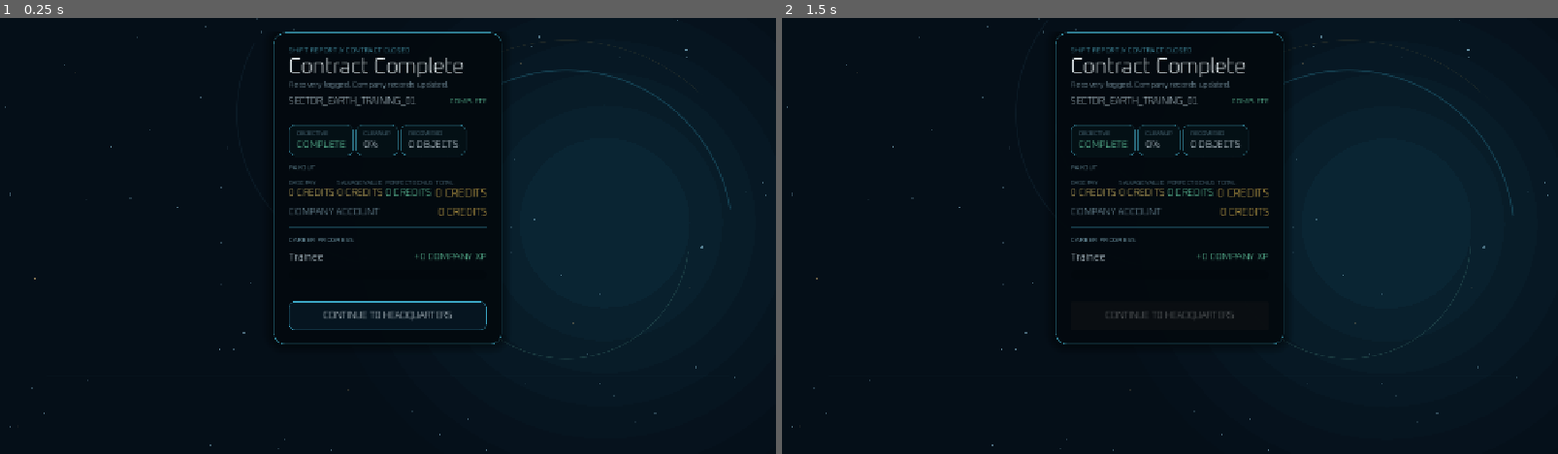
Above: before the commit, frames 1-2 (left to right).
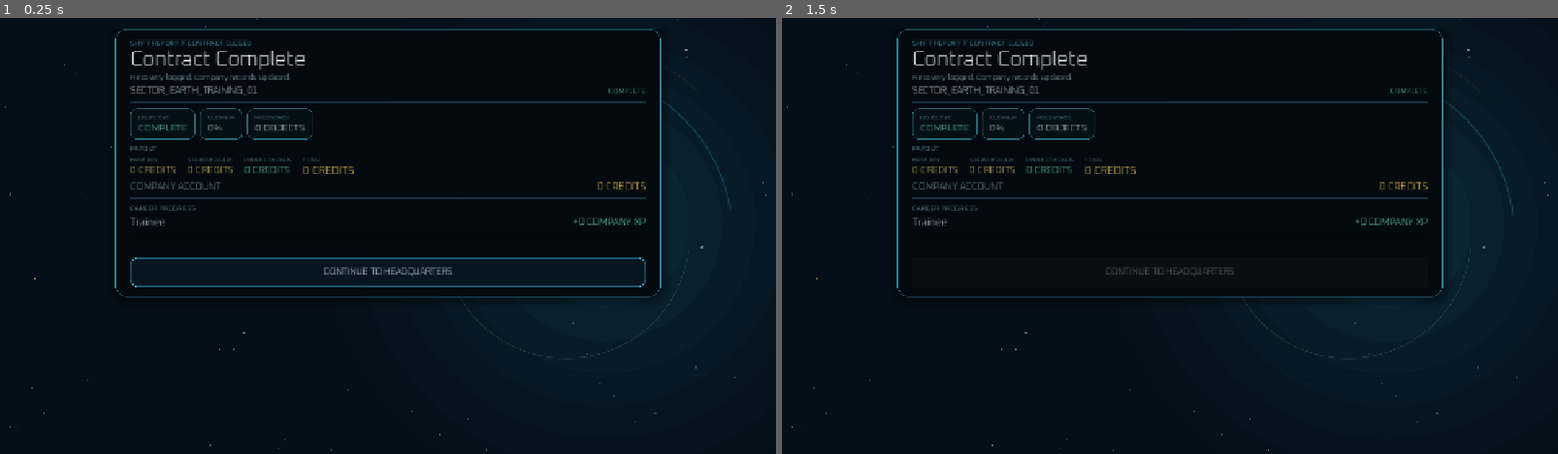
Above: after the commit, the same moments.

Repository: EwertonMendes/Orbital-Cleanup-Co.
Game: Godot game, scene res://src/ui/screens/debrief/contract_debrief_screen.tscn
Two runs of this game, one before a commit and one after it. Both use one fixed random seed, a clock stepped at 60 frames per second and the inputs below. This scene is started directly instead of the project's main scene.
Inputs (mouse positions are in pixels of both pictures, inside the frame that each line leads up to):
- Up to frame 1 (0.25 s): no input
- Up to frame 2 (1.5 s): click "CONTINUE TO HEADQUARTERS" at 0.5 s; tap Enter at 1.25 s; move the mouse to (1340, 214) at 1.27 s; hold D from 1.28 s (still down); click (1340, 214) at 1.42 s

The runs differ from the first frame. In frame 1, 14% of the frame differs, in the area x 14-86%, y 2-75%; in frame 2, 15%.
Error before the commit: Invalid access to property or key 'custom_minimum_size' on a base object of type 'null instance'. (res://src/ui/screens/debrief/contract_debrief_screen.gd:101)
Error after the commit: Invalid call. Nonexistent function 'show_screen' in base 'Nil'. (res://src/ui/screens/debrief/contract_debrief_screen.gd:332)

Commit message:
fix: give debrief cards proper width and spacing

Diff:
--- a/src/ui/screens/debrief/contract_debrief_screen.tscn
+++ b/src/ui/screens/debrief/contract_debrief_screen.tscn
@@ -110,6 +110,7 @@
 size_flags_horizontal = 3
 
 [node name="DebriefCard" type="PanelContainer" parent="SafeArea/Scroll/Center"]
+unique_name_in_owner = true
 custom_minimum_size = Vector2(0, 0)
 layout_mode = 2
 size_flags_horizontal = 3
@@ -118,13 +119,13 @@
 [node name="Margin" type="MarginContainer" parent="SafeArea/Scroll/Center/DebriefCard"]
 layout_mode = 2
 theme_override_constants/margin_left = 24
-theme_override_constants/margin_top = 22
+theme_override_constants/margin_top = 16
 theme_override_constants/margin_right = 24
-theme_override_constants/margin_bottom = 22
+theme_override_constants/margin_bottom = 16
 
 [node name="Content" type="VBoxContainer" parent="SafeArea/Scroll/Center/DebriefCard/Margin"]
 layout_mode = 2
-theme_override_constants/separation = 13
+theme_override_constants/separation = 8
 
 [node name="Header" type="VBoxContainer" parent="SafeArea/Scroll/Center/DebriefCard/Margin/Content"]
 layout_mode = 2
@@ -179,6 +180,8 @@
 [node name="ContentGrid" type="GridContainer" parent="SafeArea/Scroll/Center/DebriefCard/Margin/Content"]
 unique_name_in_owner = true
 layout_mode = 2
+theme_override_constants/h_separation = 8
+theme_override_constants/v_separation = 6
 columns = 3
 
 [node name="ObjectiveCard" type="PanelContainer" parent="SafeArea/Scroll/Center/DebriefCard/Margin/Content/ContentGrid"]
@@ -275,6 +278,8 @@
 [node name="RewardGrid" type="GridContainer" parent="SafeArea/Scroll/Center/DebriefCard/Margin/Content"]
 unique_name_in_owner = true
 layout_mode = 2
+theme_override_constants/h_separation = 18
+theme_override_constants/v_separation = 6
 columns = 4
 
 [node name="BasePay" type="VBoxContainer" parent="SafeArea/Scroll/Center/DebriefCard/Margin/Content/RewardGrid"]
